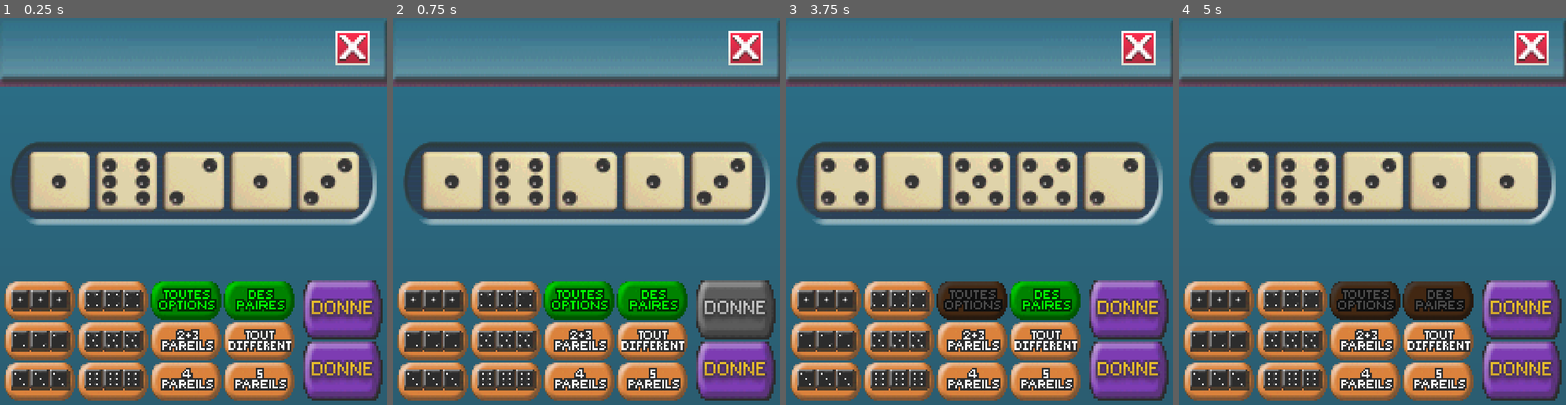
Above: before the commit, frames 1-4 (left to right).
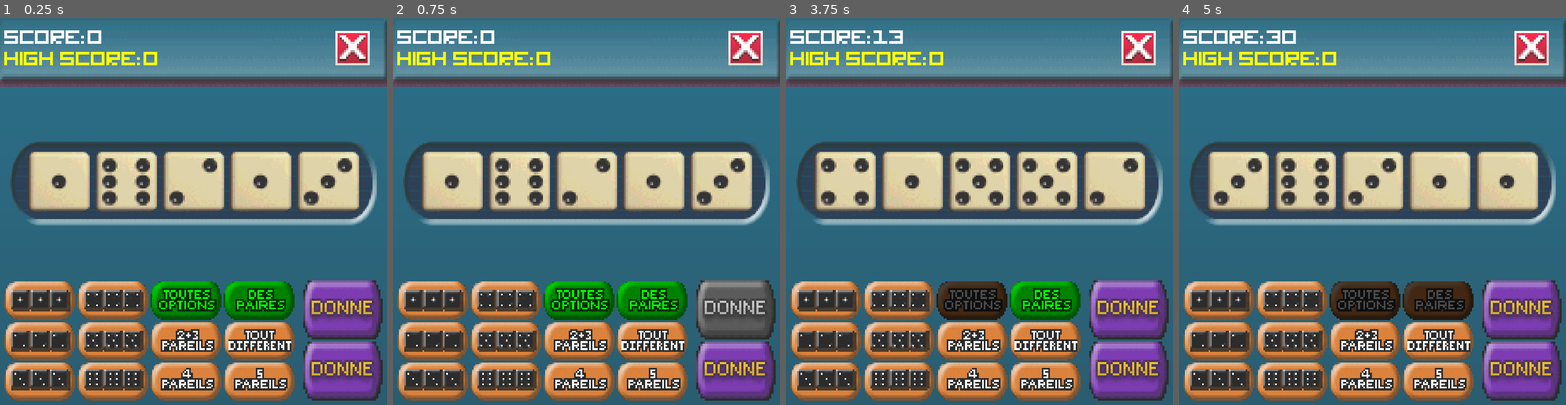
Above: after the commit, the same moments.

Repository: djalexkidd/yams
Game: Godot game, scene res://scenes/game.tscn
Two runs of this game, one before a commit and one after it. Both use one fixed random seed, a clock stepped at 60 frames per second and the inputs below.
Inputs (mouse positions are in pixels of both pictures, inside the frame that each line leads up to):
- Up to frame 1 (0.25 s): no input
- Up to frame 2 (0.75 s): click (737, 308) at 0.5 s
- Up to frame 3 (3.75 s): click (1130, 370) at 1.25 s; click (824, 300) at 2 s; click (898, 300) at 2.75 s; click (971, 300) at 3.5 s
- Up to frame 4 (5 s): click (1438, 300) at 4.25 s

The runs differ from the first frame. In frame 1, 1.2% of the frame differs, in the area x 1-41%, y 3-13%; in frame 2, 1.2%; in frame 3, 1.3%; in frame 4, 1.3%.

Commit message:
Show score

Diff:
--- a/scenes/game.tscn
+++ b/scenes/game.tscn
@@ -30,6 +30,7 @@
 [ext_resource type="Texture2D" uid="uid://dpq5acm025uto" path="res://assets/buttons/exit.png" id="21_coixj"]
 [ext_resource type="AudioStream" uid="uid://cmlpmq5u3sesb" path="res://assets/sounds/pause.ogg" id="22_m82gr"]
 [ext_resource type="AudioStream" uid="uid://ckfduqdodj0nv" path="res://assets/sounds/unpause.ogg" id="23_5euy7"]
+[ext_resource type="FontFile" uid="uid://dhc1te1njn76y" path="res://assets/fonts/digitalix.ttf" id="25_qhkys"]
 
 [sub_resource type="Gradient" id="Gradient_qfab2"]
 colors = PackedColorArray(0.172549, 0.364706, 0.443137, 1, 0.172549, 0.443137, 0.541176, 1)
@@ -220,6 +221,46 @@
 grow_horizontal = 0
 texture_normal = ExtResource("13_20xcb")
 stretch_mode = 0
+
+[node name="ScoreContainer" type="HBoxContainer" parent="TaskBar"]
+layout_mode = 1
+offset_left = 8.0
+offset_top = 16.0
+offset_right = 232.0
+offset_bottom = 56.0
+
+[node name="ScoreLabel" type="Label" parent="TaskBar/ScoreContainer"]
+layout_mode = 2
+theme_override_fonts/font = ExtResource("25_qhkys")
+theme_override_font_sizes/font_size = 26
+text = "SCORE:"
+
+[node name="ScoreValueLabel" type="Label" parent="TaskBar/ScoreContainer"]
+layout_mode = 2
+theme_override_fonts/font = ExtResource("25_qhkys")
+theme_override_font_sizes/font_size = 26
+text = "0"
+
+[node name="HighScoreContainer" type="HBoxContainer" parent="TaskBar"]
+layout_mode = 1
+offset_left = 8.0
+offset_top = 56.0
+offset_right = 360.0
+offset_bottom = 96.0
+
+[node name="HighScoreLabel" type="Label" parent="TaskBar/HighScoreContainer"]
+layout_mode = 2
+theme_override_colors/font_color = Color(1, 1, 0, 1)
+theme_override_fonts/font = ExtResource("25_qhkys")
+theme_override_font_sizes/font_size = 26
+text = "HIGH SCORE:"
+
+[node name="HighScoreValueLabel" type="Label" parent="TaskBar/HighScoreContainer"]
+layout_mode = 2
+theme_override_colors/font_color = Color(1, 1, 0, 1)
+theme_override_fonts/font = ExtResource("25_qhkys")
+theme_override_font_sizes/font_size = 26
+text = "0"
 
 [node name="Dices" type="TextureRect" parent="."]
 layout_mode = 1
--- a/scripts/game.gd
+++ b/scripts/game.gd
@@ -21,6 +21,7 @@
 			get_node("Dices/HBoxContainer/Dice" + str(i+1)).button_pressed = false
 	check_options()
 
+# Vérifier si le joueur peut jouer
 func check_options():
 	if !$ScoreButtons/AllDifferent.disabled:
 		if areAllNumbersDifferent(dice):
@@ -243,6 +244,7 @@
 
 	return false
 
+# Si 2 + 3 pareills ⚁⚁⚂⚂⚂
 func hasFullHouse(dice):
 	var count = {}
 
@@ -266,8 +268,8 @@
 	# Retourner vrai si nous avons à la fois trois dés identiques et deux dés identiques
 	return has_three_of_a_kind and has_two_of_a_kind
 
+# Additionner tous les nombres
 func allOptions(dice):
-	print(dice[0] + dice[1] + dice[2] + dice[3] + dice[4])
 	return dice[0] + dice[1] + dice[2] + dice[3] + dice[4]
 
 func _on_score_buttons_next_turn(score_add):
@@ -295,8 +297,8 @@
 				score += 30
 			9: # 2+3 pareills
 				score += 25
-
-	print(score)
+	$TaskBar/ScoreContainer/ScoreValueLabel.text = str(score)
+
 	$DealButtons/DealButton1.show()
 	$DealButtons/DealButton1.disabled = false
 	$DealButtons/DealButton2.show()
Not shown: 1 places in scenes/game.tscn that only renumber resources
